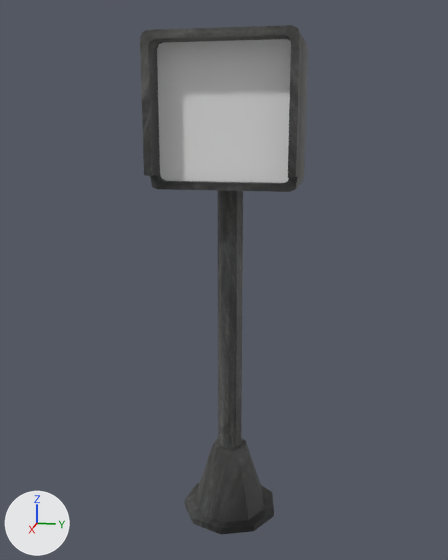
An edit to the FBX model Unity File/Make Me Forget/Assets/3D Models/Town Streets/Pedestrian Walk Light.fbx, drawn before and after from the same camera.
Both versions are drawn from a 50 mm camera at (4.48, 0.86, 3.1) aimed at (-0.04, -0.05, 1.97). The axes (+X, +Y, +Z) are drawn at lower left. The lights are the same throughout. The picture after the commit comes second. Where no turn or scale is listed for an object, it has been applied to the vertices.

Objects in the first picture: 'base', 'face'.
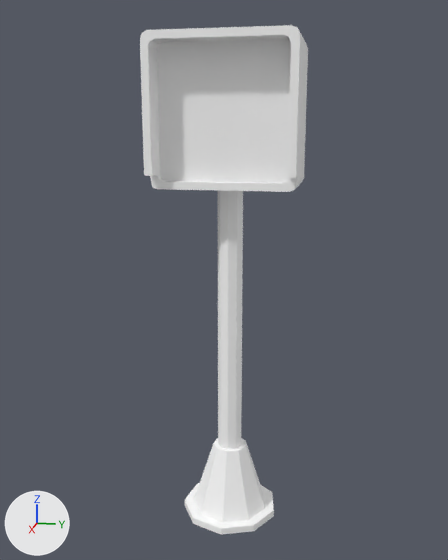
The change in detail:
Material 'lambert23' (mat_lambert23) is new.
Its base color is (1.0, 1.0, 1.0) (white #ffffff).
me_mesh_001 has 119 vertices, 118 faces and spans x -0.43..0.39, y -0.52..0.52, z 0.0..3.71.
me_mesh_001 no longer uses material mat_lambert10 (picture img_town_street_trimsheet_png).
me_mesh_001 gains material mat_lambert23 (white #ffffff).
me_mesh has 12 vertices, 5 faces and spans x 0.191, y -0.472..0.472, z 2.722..3.662.
me_mesh no longer uses material mat_openpbr_shader1 (white #e7e7e7).
me_mesh gains material mat_lambert23 (white #ffffff).

Where the change shows, as pixel boxes [x1, y1, x2, y2] in the pictures (448 x 560 px):
'base', recoloured (black to white)
    both: [140, 25, 308, 534]
'face', recoloured
    both: [157, 39, 291, 183]
